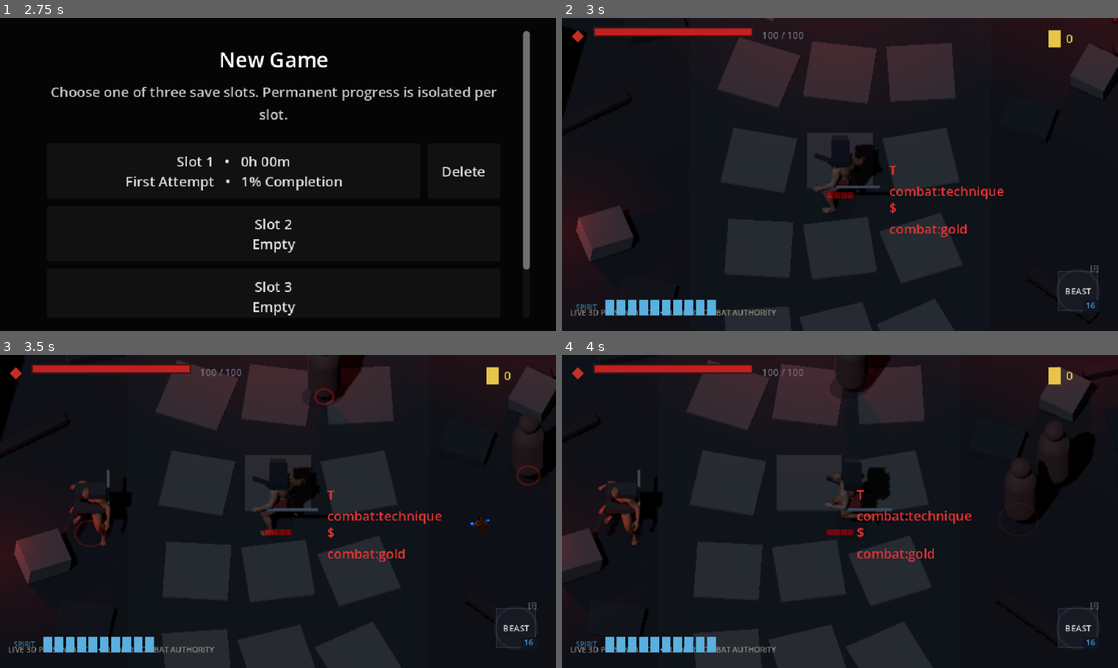
Above: before the commit, frames 1-4 (two rows, left to right).
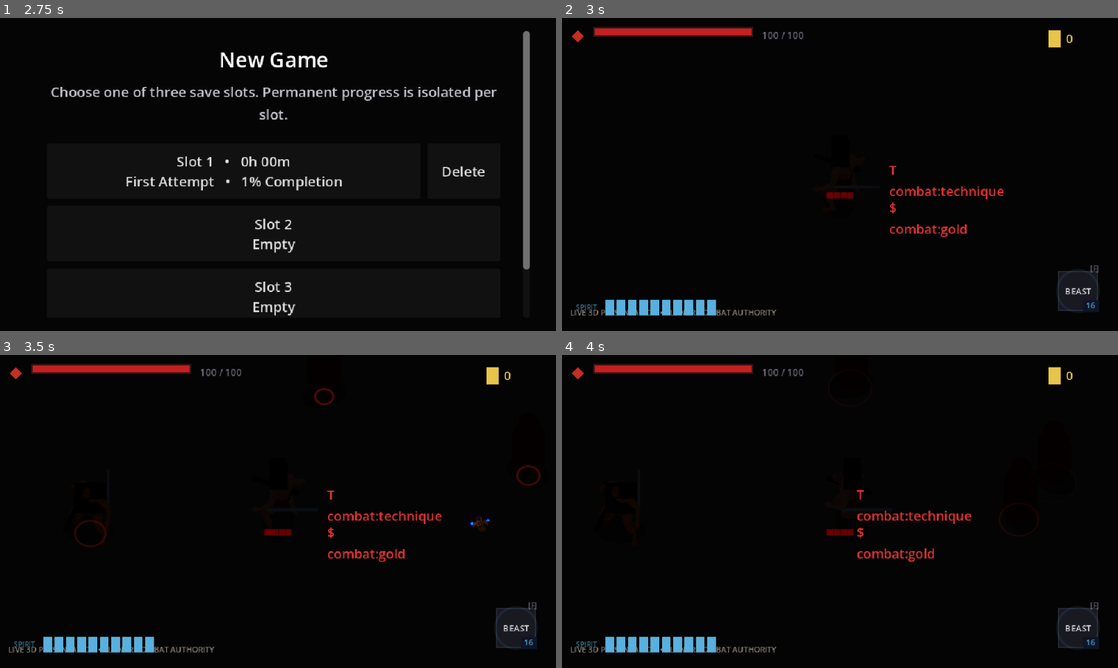
Above: after the commit, the same moments.

Repository: seancl8611/oathbound
Game: Godot game, scene res://TitleScreen/menu.tscn
Same seed, same stepped clock (60 frames per second), same inputs: the game is played once before the commit and once after it. Sound files missing from this copy of the repository are replaced by a short silence.
Inputs (mouse positions are in pixels of both pictures, inside the frame that each line leads up to):
- Up to frame 1 (2.75 s): click "New Game" at 0.5 s; click "Slot 1 • 0h 00m First Attempt…" at 1.25 s; click "Cancel" at 2 s
- Up to frame 2 (3 s): click "Slot 2 Empty" at 2.75 s
- Up to frame 3 (3.5 s): no input
- Up to frame 4 (4 s): tap Enter (ui_accept) at 3.5, 3.77 s; move the mouse to (962, 495) at 3.52 s; press the mouse at (962, 495) at 3.53 s; hold D (right) from 3.53 s (still down)

Frame 1 is identical in both runs. In frame 2, 32% of the frame differs, in the area x 0-100%, y 0-100%; in frame 3, 31%; in frame 4, 30%.

Commit message:
Decouple shared planar 3D bridge from Hushiro

Diff:
--- a/game/oathbound/Utility/Planar3DPresentationBridge.gd
+++ b/game/oathbound/Utility/Planar3DPresentationBridge.gd
@@ -8,6 +8,11 @@
 ## facing/action state, and renders a fixed high-angle Camera3D into the existing canvas.
 ## 2D hitboxes, ranges, Pressure Director behavior, encounter logic and timing remain
 ## unchanged while we validate the 3D production direction in actual play.
+##
+## Region-specific presentation belongs in subclasses. The shared bridge deliberately
+## knows nothing about Hushiro/Yomori/Kagutsuchi environment implementations; subclasses
+## provide environment roots, actor visuals and optional actor decorations through the
+## factory hooks below.
 
 @export var enabled: bool = true
 @export var pixels_per_meter: float = 64.0
@@ -18,7 +23,6 @@
 @export var show_debug_label: bool = true
 
 const ACTOR_VISUAL_SCRIPT = preload("res://Utility/Planar3DActorVisual.gd")
-const HUSHIRO_ENVIRONMENT_SCRIPT = preload("res://Regions/Hushiro/Presentation3D/Hushiro3DEnvironment.gd")
 const LEGACY_VISIBLE_META := &"_oathbound_planar3d_base_visible"
 const KEEP_REPLACEMENT_META := &"oathbound_keep_with_replacement_visual"
 
@@ -163,9 +167,10 @@
 	world_environment.environment = environment
 	_world_root.add_child(world_environment)
 
-	_environment_root = HUSHIRO_ENVIRONMENT_SCRIPT.new() as Node3D
+	_environment_root = _create_environment_root()
 	if _environment_root != null:
-		_environment_root.name = "Hushiro3DEnvironment"
+		if str(_environment_root.name).is_empty():
+			_environment_root.name = "Presentation3DEnvironment"
 		var room := get_parent() as Node2D
 		if room != null:
 			_environment_root.position = map_2d_to_3d(room.global_position)
@@ -178,6 +183,25 @@
 	_camera3d.far = 90.0
 	_camera3d.current = true
 	_world_root.add_child(_camera3d)
+
+
+## Region hook. Shared presentation code must not know which environment kit a region uses.
+func _create_environment_root() -> Node3D:
+	return null
+
+
+## Region hook. The default bridge uses a generic production-replaceable actor visual.
+func _create_actor_visual(_actor: Node2D, _role: String) -> Node3D:
+	var visual_value: Variant = ACTOR_VISUAL_SCRIPT.new()
+	if visual_value is Node3D:
+		return visual_value as Node3D
+	return null
+
+
+## Region hook for presentation-only VFX/accessories that should be children of the
+## replacement visual. Combat ownership must remain on the authoritative source actor.
+func _decorate_actor_visual(_visual: Node3D, _actor: Node2D, _role: String) -> void:
+	pass
 
 
 func _sync_viewport_size() -> void:
@@ -241,14 +265,15 @@
 func _add_actor_visual(actor: Node2D) -> void:
 	if _world_root == null:
 		return
-	var visual_value: Variant = ACTOR_VISUAL_SCRIPT.new()
-	if not (visual_value is Node3D):
-		return
-	var visual := visual_value as Node3D
+	var role := _role_for(actor)
+	var visual := _create_actor_visual(actor, role)
+	if visual == null:
+		return
 	visual.name = "Actor3D_%s" % str(actor.get_instance_id())
 	_world_root.add_child(visual)
 	if visual.has_method("configure"):
-		visual.call("configure", _role_for(actor), actor)
+		visual.call("configure", role, actor)
+	_decorate_actor_visual(visual, actor, role)
 	_actor_visuals[actor.get_instance_id()] = visual
 
 
@@ -294,7 +319,9 @@
 func _role_for(actor: Node2D) -> String:
 	if actor.is_in_group("player"):
 		return "player"
-	for metadata_key: StringName in [&"hushiro_enemy_type", &"enemy_type"]:
+	# presentation_role/enemy_type are shared contracts. hushiro_enemy_type remains in the
+	# compatibility list until the current Hushiro roster is migrated to the shared key.
+	for metadata_key: StringName in [&"presentation_role", &"enemy_type", &"hushiro_enemy_type"]:
 		var role := str(actor.get_meta(metadata_key, "")).to_lower()
 		if role == "swordsman":
 			return "swordsman"
